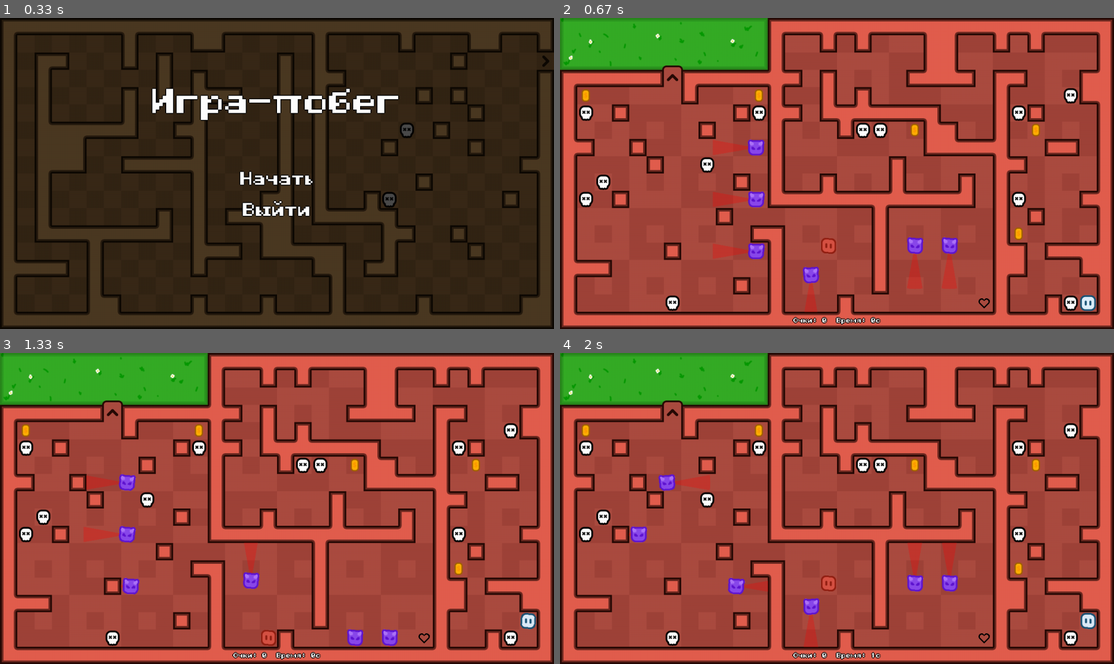
Above: before the commit, frames 1-4 (two rows, left to right).
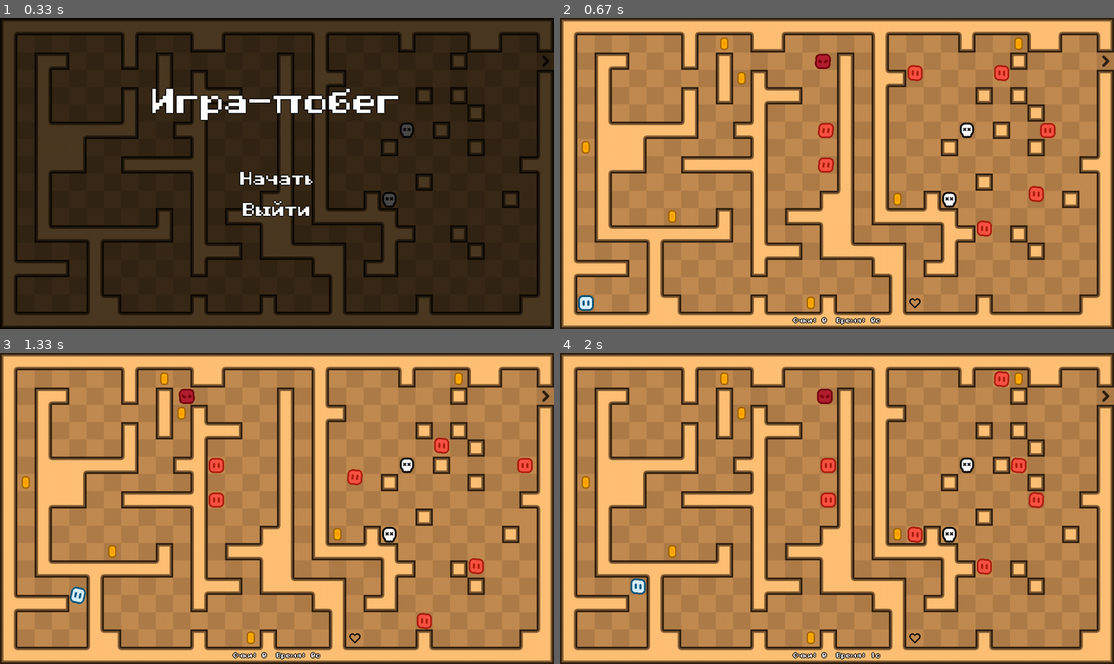
Above: after the commit, the same moments.

Repository: Mal4uLIJka/game-escape-pygame
Game: pygame game, started from main.py
Same seed, same stepped clock (60 frames per second), same inputs: the game is played once before the commit and once after it.
Inputs (mouse positions are in pixels of both pictures, inside the frame that each line leads up to):
- Up to frame 1 (0.33 s): no input
- Up to frame 2 (0.67 s): click "Начать" at 0.38 s
- Up to frame 3 (1.33 s): hold Right 0.67-1.13 s; move the mouse to (254, 520) at 0.7 s; hold Up from 1.17 s (still down)
- Up to frame 4 (2 s): release Up at 1.47 s

Frame 1 is identical in both runs. In frame 2, 98% of the frame differs, in the area x 0-100%, y 0-100%; in frame 3, 98%; in frame 4, 98%.

Commit message:
0.3.1 fixes

Diff:
--- a/entities.py
+++ b/entities.py
@@ -136,7 +136,7 @@
         self.speed = float(speed)
         self.direction = 1
         self.color = (255, 0, 0) if speed > 240 else (180, 50, 50)
-        self.anim_controller = AnimationController(squash_factor=0.02, tilt_factor=5, anim_speed=speed / 120)
+        self.anim_controller = AnimationController(squash_factor=0.02, tilt_factor=5, anim_speed=1 + (speed / 240))
 
         self.is_paused = False
         self.pause_timer = 0
@@ -204,9 +204,19 @@
 
         for wall in walls:
             if self.rect.colliderect(wall.rect):
-                self.x, self.y = old_x, old_y
-                self.rect.x = int(self.x)
-                self.rect.y = int(self.y)
+                if self.move_type == 'horizontal':
+                    if self.direction == 1:
+                        self.rect.right = wall.rect.left
+                    else:
+                        self.rect.left = wall.rect.right
+                    self.x = float(self.rect.x)
+                elif self.move_type == 'vertical':
+                    if self.direction == 1:
+                        self.rect.bottom = wall.rect.top
+                    else:
+                        self.rect.top = wall.rect.bottom
+                    self.y = float(self.rect.y)
+
                 self.hitbox.center = self.rect.center
                 self.is_paused = True
                 self.pause_timer = self.pause_duration
--- a/game.py
+++ b/game.py
@@ -31,7 +31,7 @@
         self.elapsed_time = 0
         self.clock = pygame.time.Clock()
 
-        self.debug_start_level = 3
+        self.debug_start_level = 0
 
         self.screen = pygame.display.set_mode((SCREEN_WIDTH, SCREEN_HEIGHT))
         pygame.display.set_caption("Игра-побег")
@@ -151,9 +151,6 @@
             if self.player_spawn:
                 self.player.start_pos = self.player_spawn
 
-            if self.current_level_index > 0 and self.player_spawn:
-                self.active_checkpoint_pos = self.player_spawn
-
             self.player.reset()
 
             if self.active_checkpoint_pos:
@@ -193,7 +190,9 @@
 
     def update(self, mouse_pos, dt):
         if self.game_state == "in_game":
-            self.in_game_update(mouse_pos, dt)
+            self.elapsed_time = (pygame.time.get_ticks() - self.start_time) // 1000 + self.time_penalty
+
+            self.in_game_update(dt)
         else:
             self.menu_manager.update(mouse_pos, self.game_state)
 
@@ -249,9 +248,7 @@
             if direction and self.player.next_direction == direction:
                 self.player.next_direction = None
 
-    def in_game_update(self, mouse_pos, dt):
-        self.elapsed_time = (pygame.time.get_ticks() - self.start_time) // 1000 + self.time_penalty
-
+    def in_game_update(self, dt):
         slow_tile_found = None
         for tile in self.slow_tiles:
             if self.player.hitbox.colliderect(tile.rect):
--- a/ui.py
+++ b/ui.py
@@ -93,7 +93,9 @@
         if game_state == "main_menu":
             button_list = self.main_menu_buttons
         elif game_state == "death_screen":
-            self.death_menu_buttons[0].disabled = self.game.active_checkpoint_pos is None
+            is_first_level = self.game.current_level_index == 0
+            no_checkpoint = self.game.active_checkpoint_pos is None
+            self.death_menu_buttons[0].disabled = is_first_level and no_checkpoint
             button_list = self.death_menu_buttons
         elif game_state == "win_screen":
             if self.win_animation_timer < self.win_animation_duration:
Binary file changed: images/angry_enemy.png
Binary file changed: images/enemy.png
Binary file changed: images/hero.png
Binary file changed: images/super_angry_enemy.png
